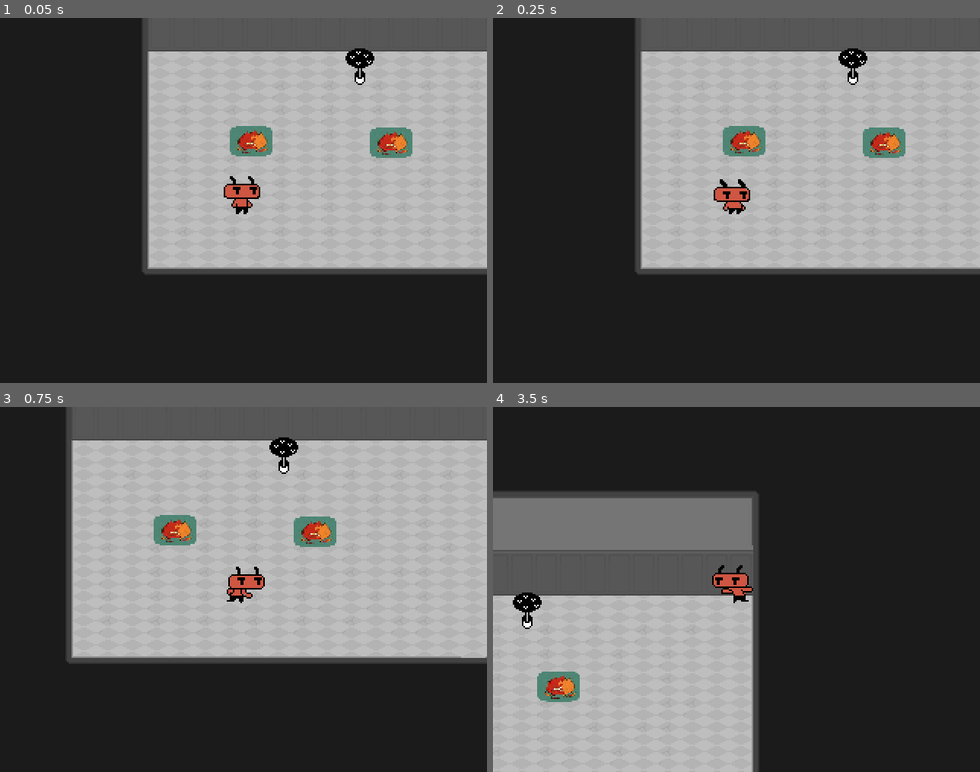
Above: before the commit, frames 1-4 (two rows, left to right).
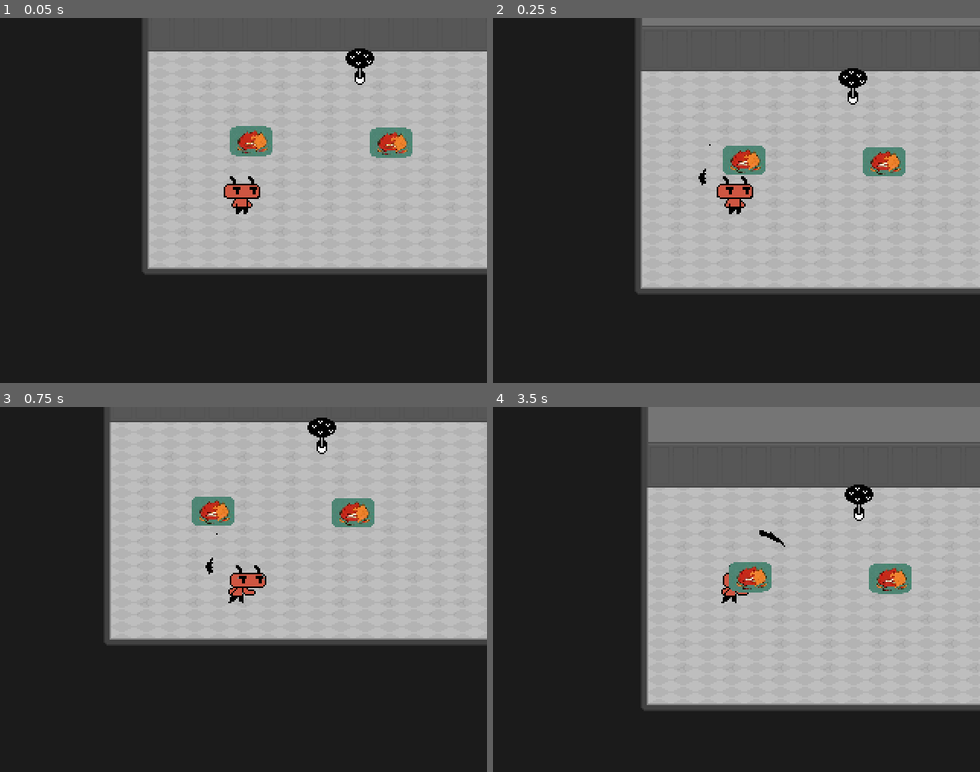
Above: after the commit, the same moments.

Repository: dead-rabbit-studio/hell-scout
Game: Godot game, scene res://main_game.tscn
The game is run twice, just before and just after one commit, with the same random seed, the same clock (stepped at 60 frames per second) and the same inputs.
Inputs:
- Up to frame 1 (0.05 s): no input
- Up to frame 2 (0.25 s): no input
- Up to frame 3 (0.75 s): hold Right (move_right) from 0.53 s (still down); tap Space (attack) at 0.6 s
- Up to frame 4 (3.5 s): tap E (interact) at 0.8, 1.35, 2.3, 2.85 s; release Right (move_right) at 1.28 s; hold Down (move_down) 1.28-2.03 s; tap Space (attack) at 1.55, 2.1, 3.05 s; hold Right (move_right) 2.03-2.78 s; hold Up (move_up) from 2.78 s (still down)

Frame 1 is identical in both runs. In frame 2, 13% of the frame differs, in the area x 29-100%, y 0-76%; in frame 3, 19%; in frame 4, 79%, in the area x 0-100%, y 0-100%.

Commit message:
feat: enabling controlling player with AI controller

Diff:
--- a/core/controller/ai_controller.gd
+++ b/core/controller/ai_controller.gd
@@ -1,19 +1,25 @@
 extends Controller
-
 
 func _process(_delta):
 	var action = _choose_action()
 
+	print("AI Controller choosed action: " + str(action))
 	match action:
 		R.player_actions.attack:
+			print("AI Controller attack")
 			attacked.emit(true)
 		R.player_actions.interact:
+			print("AI Controller interact")
 			interact.emit()
 		action when action.contains("move"):
-			moved.emit(action)
+			print("AI Controller moved")
+			moved.emit(_random_direction())
 
 func _choose_action() -> String:
 	var size: int = R.player_actions.keys().size()
 	var index: int = randi_range(0, size - 1)
 	var key: String = R.player_actions.keys()[index]
 	return R.player_actions[key]
+
+func _random_direction() -> Vector2:
+	return Vector2(randi_range(-1, 1), randi_range(-1, 1))
--- a/player/scouter/Player.gd
+++ b/player/scouter/Player.gd
@@ -79,7 +79,7 @@
 	interactor.interact()
 
 func _on_controller_attacked(_is_attacking:bool) -> void:
-	print("on controller attacked")
+	print("Player on controller attacked")
 	if _is_attacking:
 		if _MeleeAttack.get_parent() == null:
 			add_child(_MeleeAttack)
@@ -87,4 +87,5 @@
 	_MeleeAttack.attack(_is_attacking)
 
 func _on_controller_moved(direction:Vector2) -> void:
+	print("Player moved: " +  str(direction))
 	_move_player(direction)
--- a/player/scouter/player.tscn
+++ b/player/scouter/player.tscn
@@ -6,7 +6,7 @@
 [ext_resource type="Script" path="res://core/hit_detection/HurtBox.gd" id="4_dq1gf"]
 [ext_resource type="Script" path="res://player/scouter/Animator.gd" id="5_la07l"]
 [ext_resource type="Script" path="res://core/interaction/interactor.gd" id="6_lvn4h"]
-[ext_resource type="Script" path="res://core/controller/input_controller.gd" id="7_iu32n"]
+[ext_resource type="Script" path="res://core/controller/ai_controller.gd" id="7_5ys7x"]
 
 [sub_resource type="RectangleShape2D" id="RectangleShape2D_lmx7v"]
 size = Vector2(24, 5)
@@ -347,7 +347,7 @@
 
 [node name="Controller" type="Node2D" parent="."]
 position = Vector2(1, 0)
-script = ExtResource("7_iu32n")
+script = ExtResource("7_5ys7x")
 
 [connection signal="depleted" from="Health" to="." method="_on_health_depleted"]
 [connection signal="interacted" from="Interactor" to="." method="_on_interactor_interacted"]
Not shown: 1 places in core/controller/ai_controller.tscn that only renumber resources
